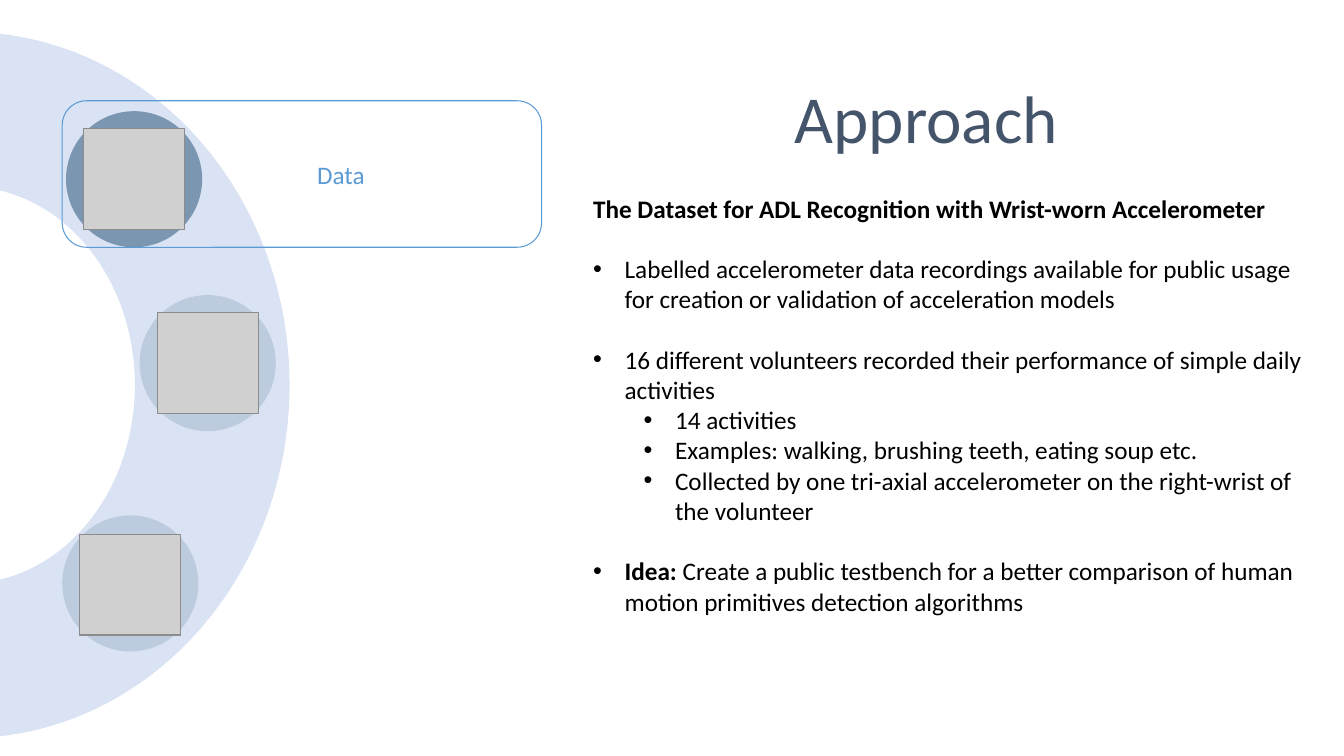
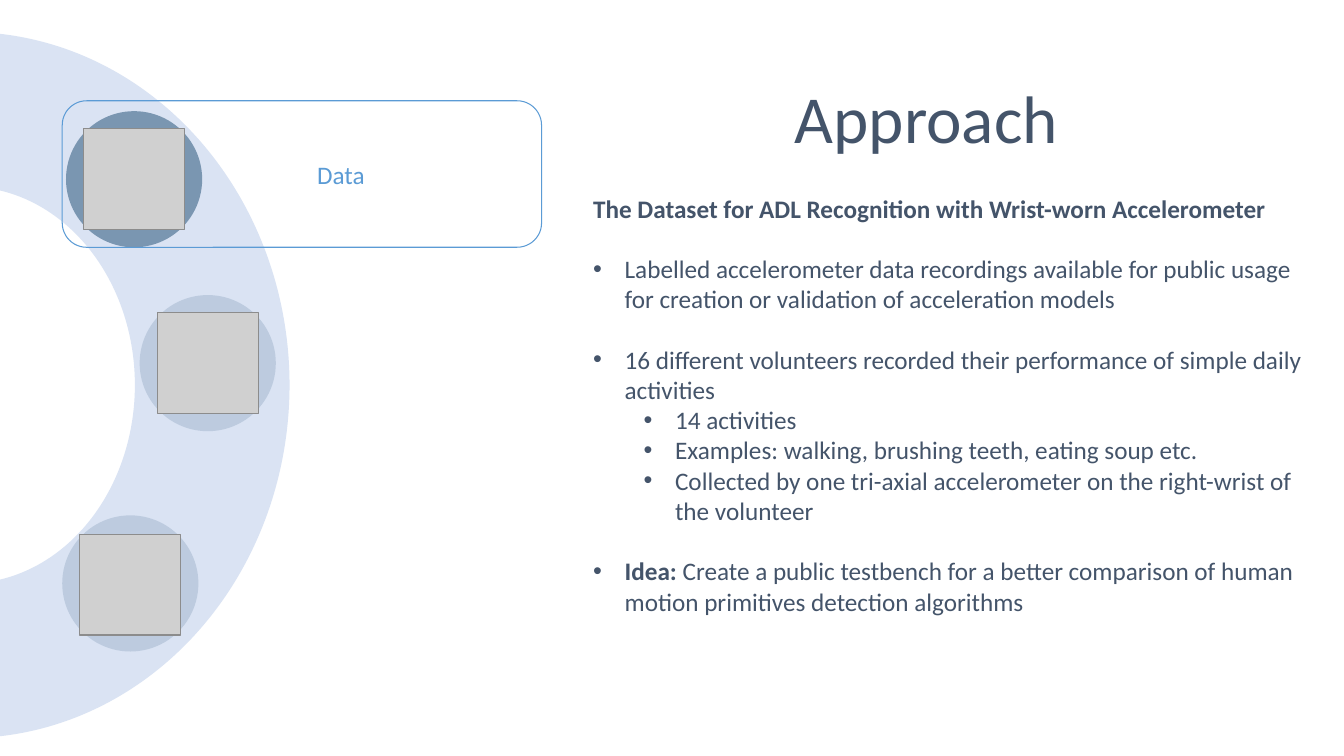
Before and after one commit to erikhelmut/ADL-recognition-with-wrist-worn-accelerometer, a slide deck: slide 5 of Activities of Daily Living-recognition-with-wrist-worn-accelerometer.pptx. Drawn at 1344x756 pixels with LibreOffice and Linux fonts; fonts in the diff are those of the drawing; grey boxes stand for pictures. Boxes give left, top, right and bottom in pixels: in the first picture for what was removed or moved away, otherwise in the second. Text is boxed around its words. In the diff, an @@ line names an element or a change of style, - is before the commit and + after.

```diff
--- a/Activities of Daily Living-recognition-with-wrist-worn-accelerometer.pptx
+++ b/Activities of Daily Living-recognition-with-wrist-worn-accelerometer.pptx
@@ text "The Dataset for ADL Recognition ..." at <box>593,200,1301,616</box>: text colour #000000 to #44546A @@
```
Also in this commit, not shown: 7 other slides changed, 1 other file.
